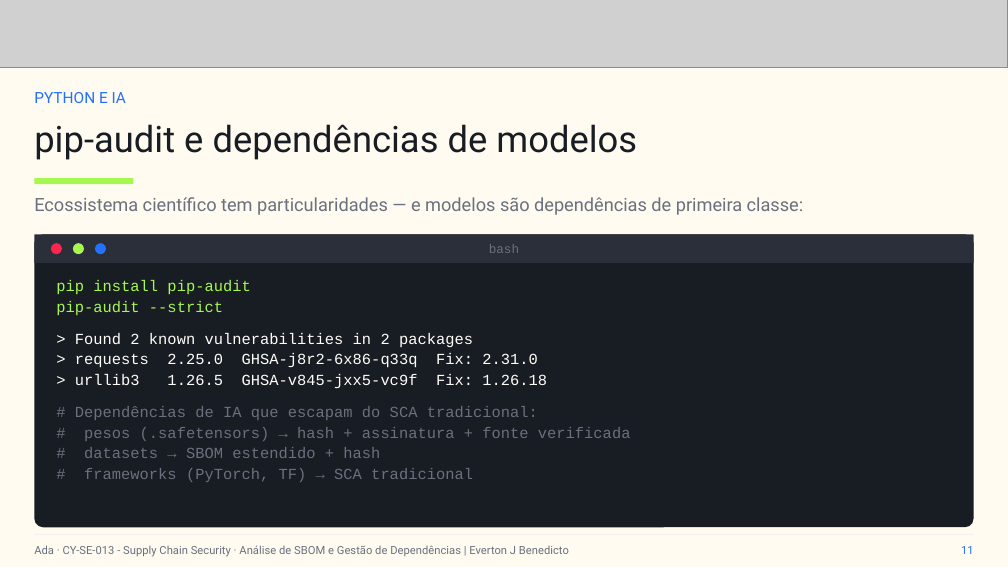
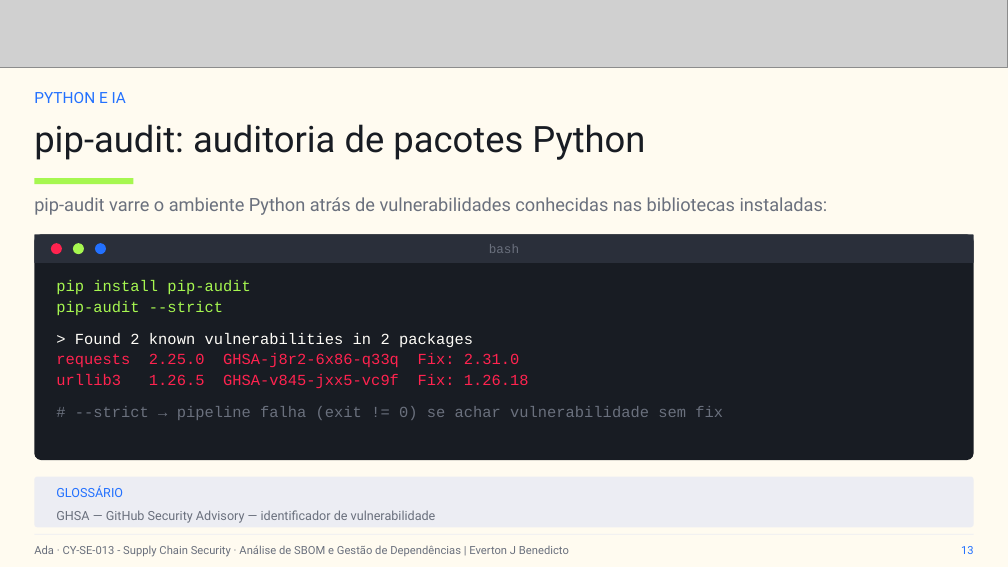
Before and after one commit to everton-dev/AdaTech.Aulas, a slide deck: slide 13 of CY-SE-013 - Supply Chain Security/slides/Aula_05_Analise_de_SBOM_e_Gestao_de_Dependencias.pptx (slide 11 before the commit). Drawn at 1008x567 pixels with LibreOffice and Linux fonts; fonts in the diff are those of the drawing; grey boxes stand for pictures. Boxes give left, top, right and bottom in pixels: in the first picture for what was removed or moved away, otherwise in the second. Text is boxed around its words. In the diff, an @@ line names an element or a change of style, - is before the commit and + after.

```diff
--- a/CY-SE-013 - Supply Chain Security/slides/Aula_05_Analise_de_SBOM_e_Gestao_de_Dependencias.pptx
+++ b/CY-SE-013 - Supply Chain Security/slides/Aula_05_Analise_de_SBOM_e_Gestao_de_Dependencias.pptx
@@ text at (34,124,645,160): text changed @@
-pip-audit e dependências de modelos
+pip-audit: auditoria de pacotes Python
@@ text at (34,197,828,215): text changed @@
-Ecossistema científico tem particularidades — e modelos são dependências de primeira classe:
+pip-audit varre o ambiente Python atrás de vulnerabilidades conhecidas nas bibliotecas instaladas:
@@ rounded rectangle: place and size @@
-rounded rectangle at (34,235,974,528)
+rounded rectangle at (34,235,974,461)
@@ text at (56,353,723,420): text changed; text colour #6A707D to #FF234F @@
-> requests 2.25.0 GHSA-j8r2-6x86-q33q Fix: 2.31.0
-> urllib3 1.26.5 GHSA-v845-jxx5-vc9f Fix: 1.26.18
-# Dependências de IA que escapam do SCA tradicional:
-# pesos (.safetensors) → hash + assinatura + fonte verificada
-# datasets → SBOM estendido + hash
-# frameworks (PyTorch, TF) → SCA tradicional
+requests 2.25.0 GHSA-j8r2-6x86-q33q Fix: 2.31.0
+urllib3 1.26.5 GHSA-v845-jxx5-vc9f Fix: 1.26.18
+# --strict → pipeline falha (exit != 0) se achar vulnerabilidade sem fix
@@ rounded rectangle added at (34,477,974,527), fill #ECEDF3 @@
@@ text added at (56,486,123,497), 9 pt, text #2371FF @@
+GLOSSÁRIO
@@ text added at (56,510,436,523), 9 pt, text #6A707D @@
+GHSA — GitHub Security Advisory — identificador de vulnerabilidade
@@ text at (961,546,974,554): text changed @@
-11
+13
```
Also in this commit, not shown: 9 other slides changed, 3 slides added, 10 other files.
